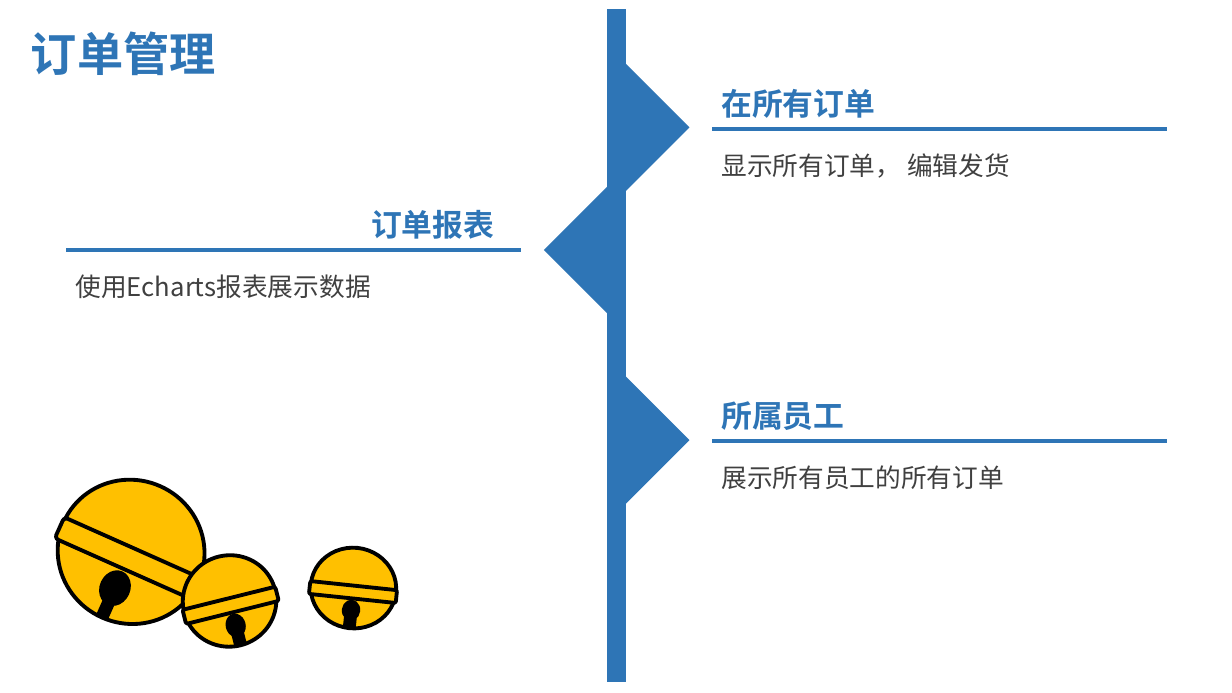
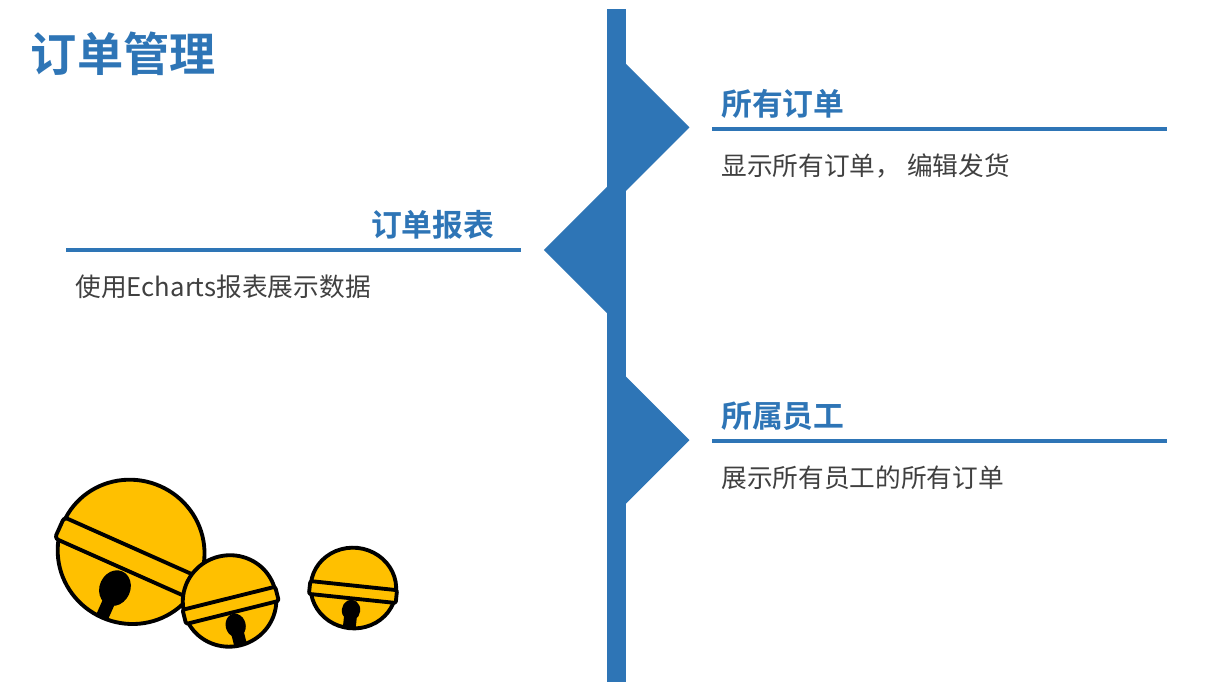
Before and after one commit to Sugar-Town/bright-night, a slide deck: slide 6 of 文档/交付文档/首耀照明答辩ppt.pptx. Drawn at 1232x693 pixels with LibreOffice and Linux fonts; fonts in the diff are those of the drawing. Boxes give left, top, right and bottom in pixels: in the first picture for what was removed or moved away, otherwise in the second. Text is boxed around its words. In the diff, an @@ line names an element or a change of style, - is before the commit and + after.

```diff
--- a/文档/交付文档/首耀照明答辩ppt.pptx
+++ b/文档/交付文档/首耀照明答辩ppt.pptx
@@ text at [721, 89, 844, 118]: text changed @@
-在所有订单
+所有订单
```
Also in this commit, not shown: 1 other file.
